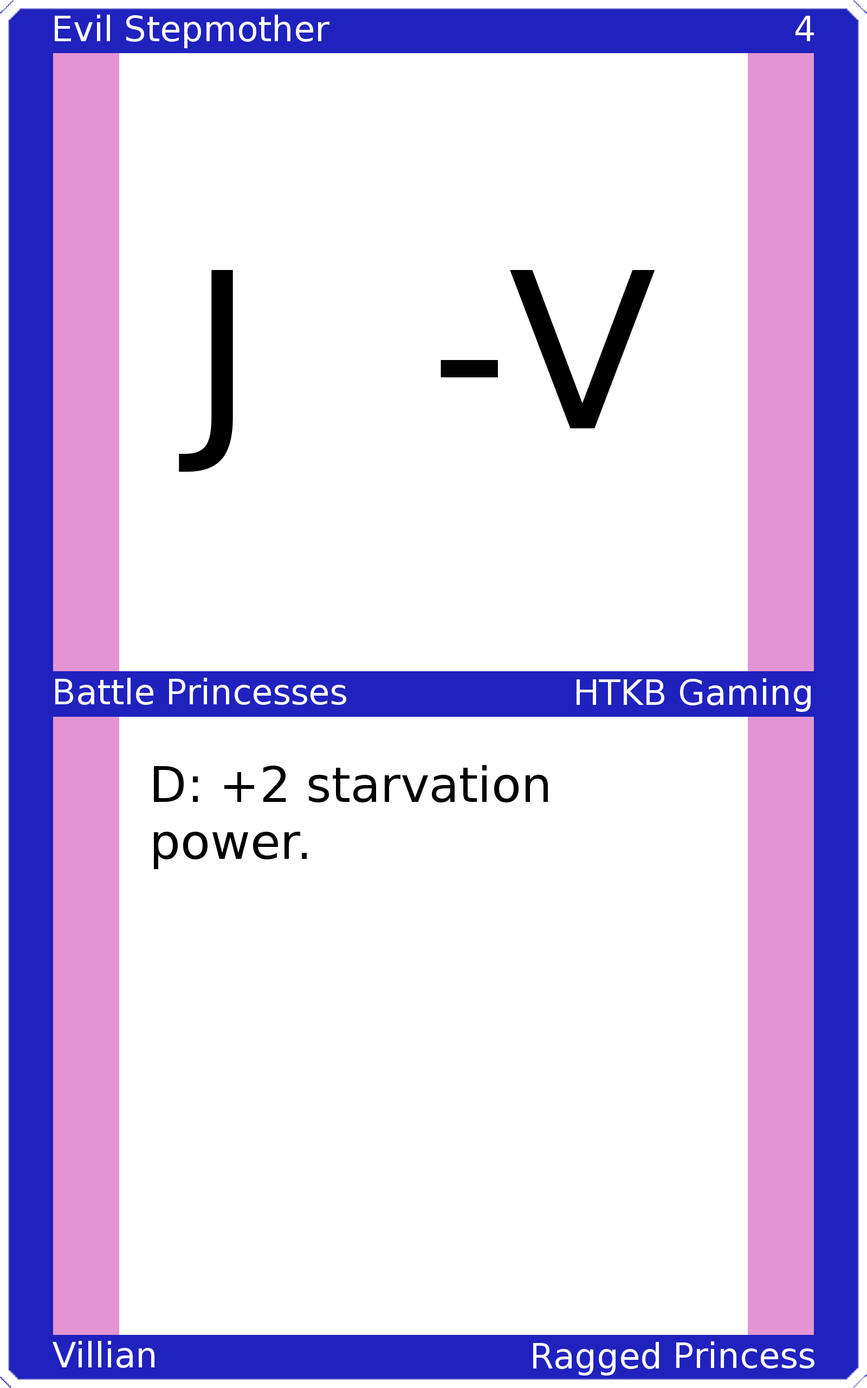
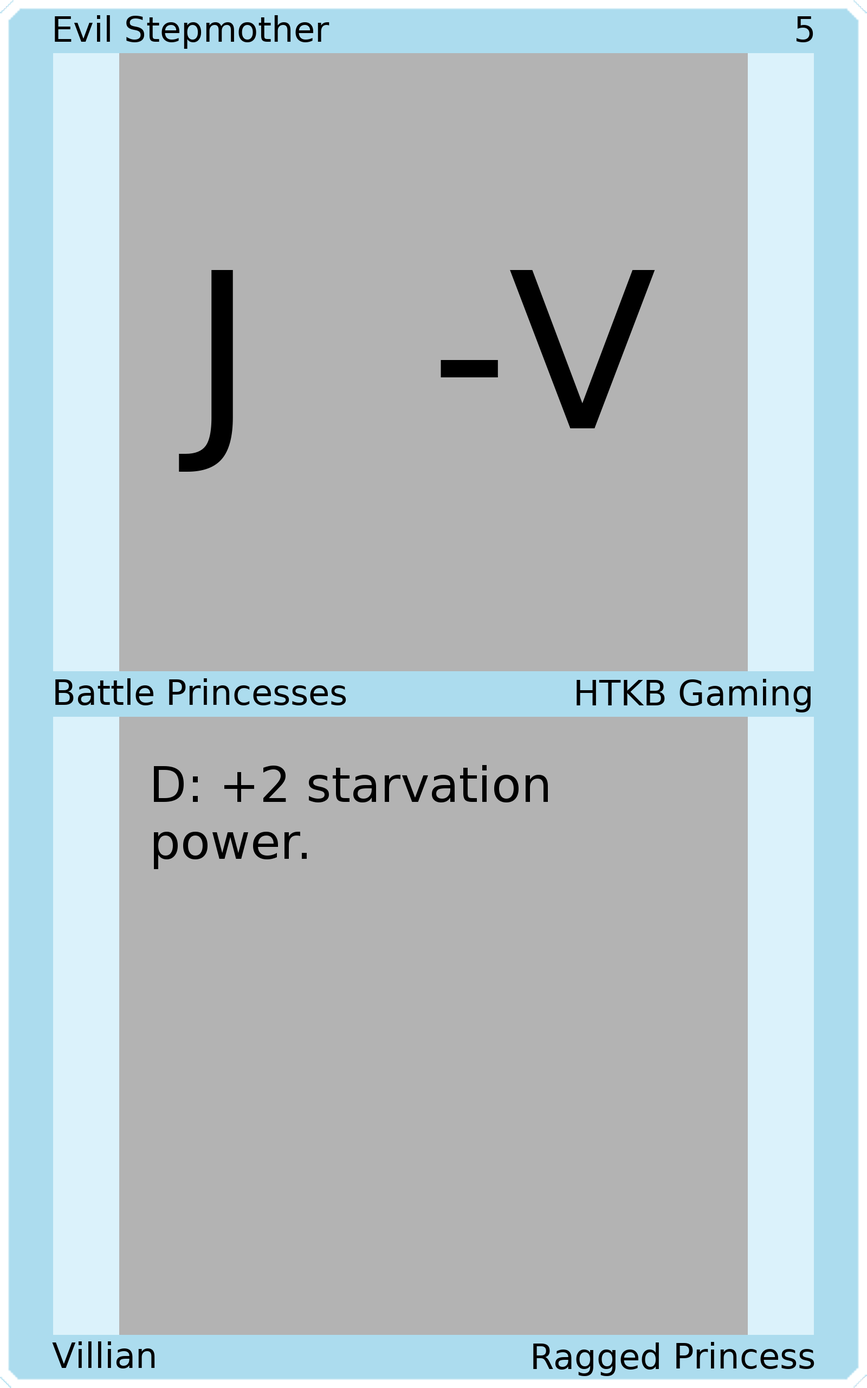
Layers edited between the first and the second 867×1388 image:
painted on "Upper Left" over [left=54, top=14, right=330, bottom=49]
painted on "Upper Right" over [left=795, top=15, right=815, bottom=43]
painted on "Mid Left" over [left=55, top=677, right=347, bottom=706]
painted on "Mid Right" over [left=576, top=678, right=811, bottom=713]
painted on "Bottom Left" over [left=52, top=1340, right=156, bottom=1369]
painted on "Bottom Right" over [left=533, top=1340, right=815, bottom=1376]
painted on "Border" over [left=0, top=0, right=867, bottom=1388]
painted on "Top Background" over [left=119, top=52, right=748, bottom=673]
painted on "Bottom Background" over [left=119, top=715, right=748, bottom=1336]
painted on "Background" over [left=35, top=35, right=832, bottom=1352]
